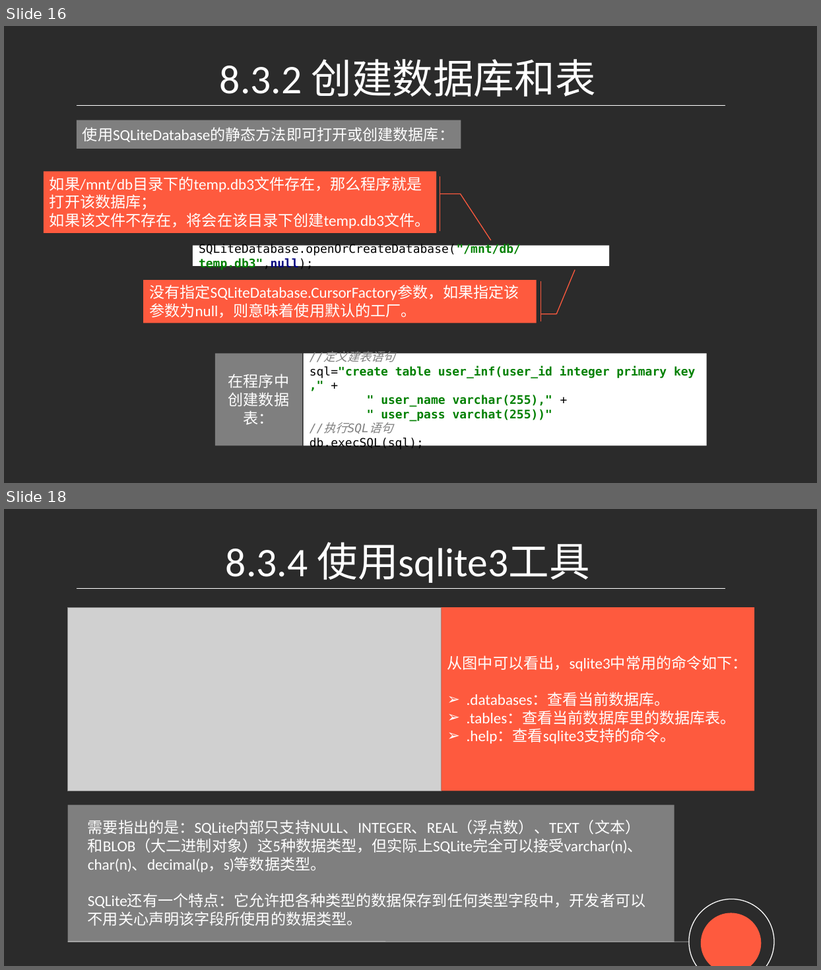
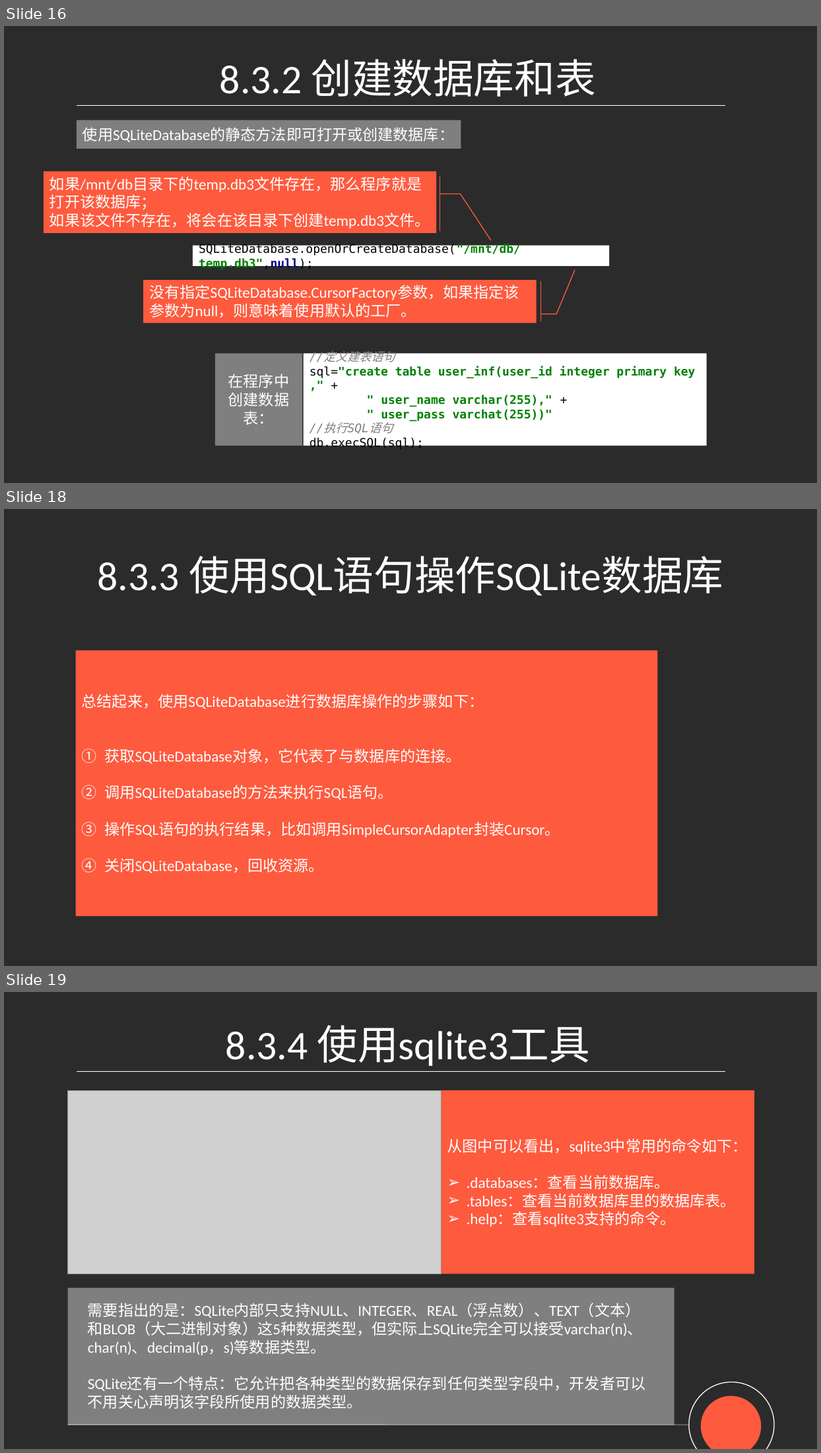
Before and after one commit to djuanbei/18Android1, a slide deck: ppt/ch8.pptx. Shown one above the other, each under a label of ours: slides 16 and 18 before the commit, slides 16, 18 and 19 after it; the slides between them are not shown. The pictures are 821x970 and 821x1453 pixels, drawn with LibreOffice and Linux fonts; fonts in the diff are those of the drawing; grey boxes stand for pictures; background and template pictures are left out; a plain dark background stands for a picture behind light text. Boxes give left, top, right and bottom in pixels: in the first picture for what was removed or moved away, otherwise in the second. Text is boxed around its words. In the diff, an @@ line names an element or a change of style, - is before the commit and + after.

```diff
--- a/ppt/ch8.pptx
+++ b/ppt/ch8.pptx
@@ slide 18 added at <box>4,509,817,966</box>, background picture (left out) @@
@@ title added at <box>97,556,723,595</box>, 48 pt, text #FFFFFF @@
+8.3.3 使用SQL语句操作SQLite数据库
@@ rectangle added at <box>76,650,658,916</box>, fill #FE5A3E, 18 pt, text #FFFFFF @@
+总结起来，使用SQLiteDatabase进行数据库操作的步骤如下：
+1. 获取SQLiteDatabase对象，它代表了与数据库的连接。
+2. 调用SQLiteDatabase的方法来执行SQL语句。
+3. 操作SQL语句的执行结果，比如调用SimpleCursorAdapter封装Cursor。
+4. 关闭SQLiteDatabase，回收资源。
@@ what was slide 18 is now slide 19 @@
```
Also in this commit, not shown: 1 slide changed.
